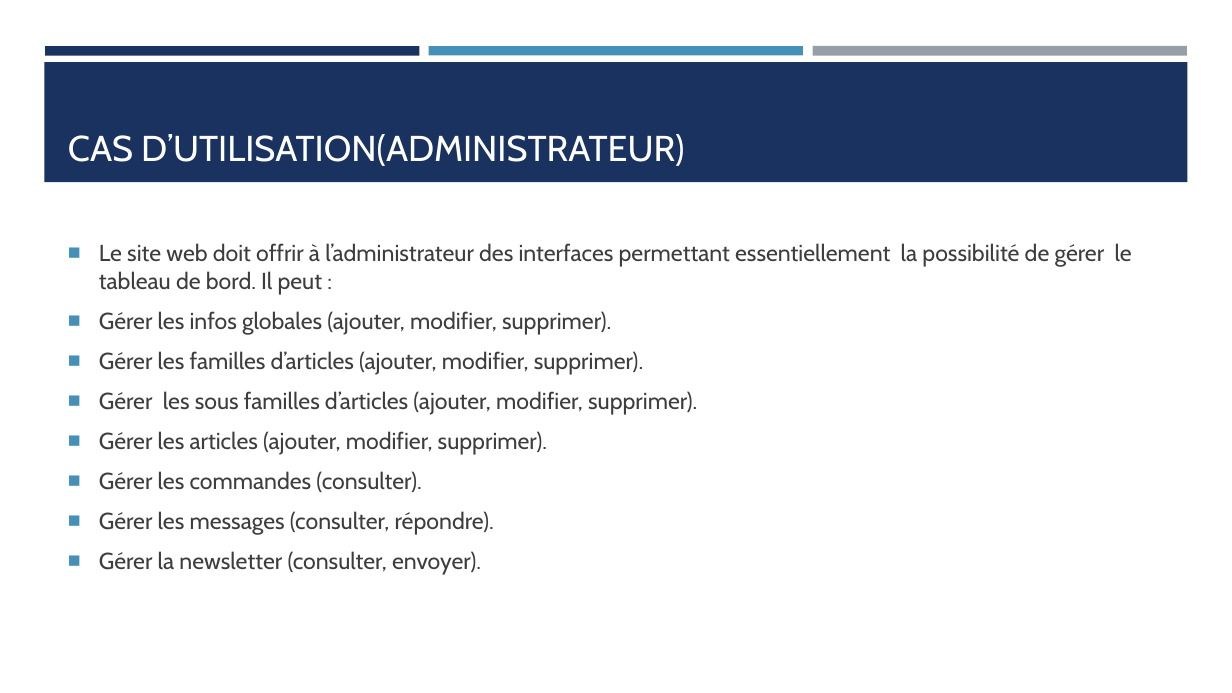
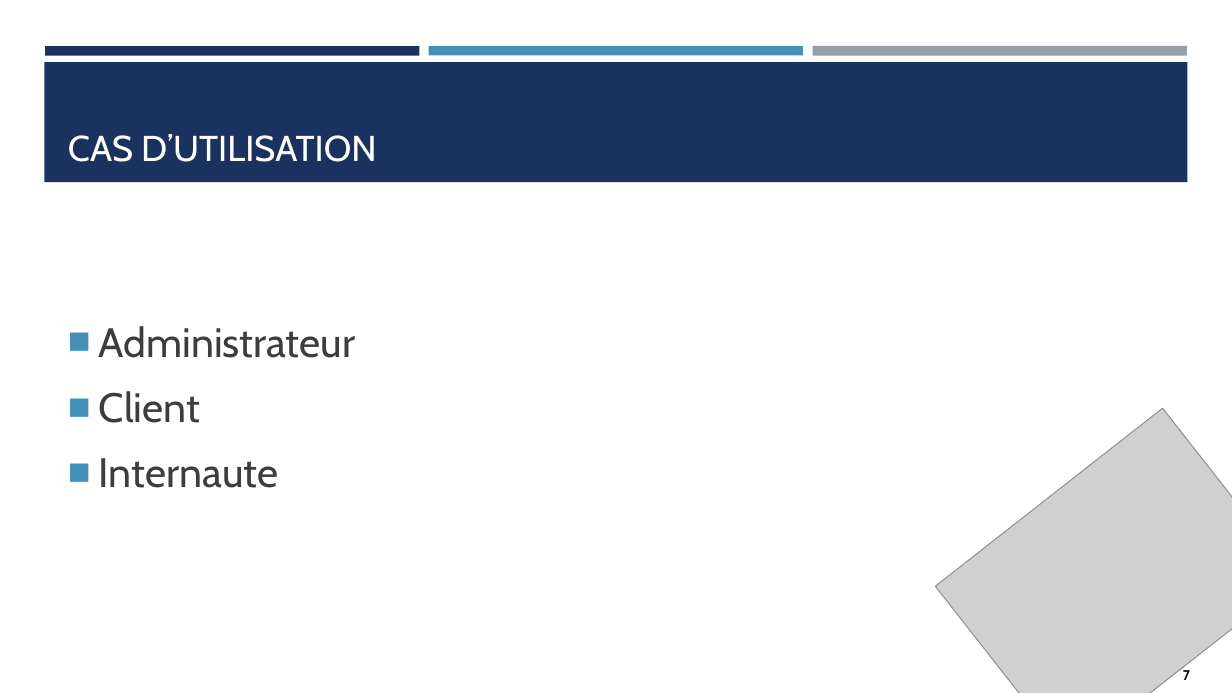
Before and after one commit to saklyayoub/bonchoix.net, a slide deck: slide 7 of global/Présentation.pptx (slide 9 before the commit). Drawn at 1232x693 pixels with LibreOffice and Linux fonts; fonts in the diff are those of the drawing; grey boxes stand for pictures. Boxes give left, top, right and bottom in pixels: in the first picture for what was removed or moved away, otherwise in the second. Text is boxed around its words. In the diff, an @@ line names an element or a change of style, - is before the commit and + after.

```diff
--- a/global/Présentation.pptx
+++ b/global/Présentation.pptx
@@ title at (68,134,376,162): text changed @@
-CAS D’UTILISATION(ADMINISTRATEUR)
+CAS D’UTILISATION
@@ text at (99,326,355,488): text changed; size 18 to 32 pt @@
-■ Le site web doit offrir à l’administrateur des interfaces permettant essentiellement la possibilité de gérer le tableau de bord. Il peut :
-■ Gérer les infos globales (ajouter, modifier, supprimer).
-■ Gérer les familles d’articles (ajouter, modifier, supprimer).
-■ Gérer les sous familles d’articles (ajouter, modifier, supprimer).
-■ Gérer les articles (ajouter, modifier, supprimer).
-■ Gérer les commandes (consulter).
-■ Gérer les messages (consulter, répondre).
-■ Gérer la newsletter (consulter, envoyer).
+■ Administrateur
+■ Client
+■ Internaute
@@ picture added at (935,408,1232,693) @@
@@ text added at (1183,670,1190,680), 11 pt, text #0D0D0D, bold @@
+7
```
Also in this commit, not shown: 11 other slides changed, 3 slides added, 11 slides removed.
